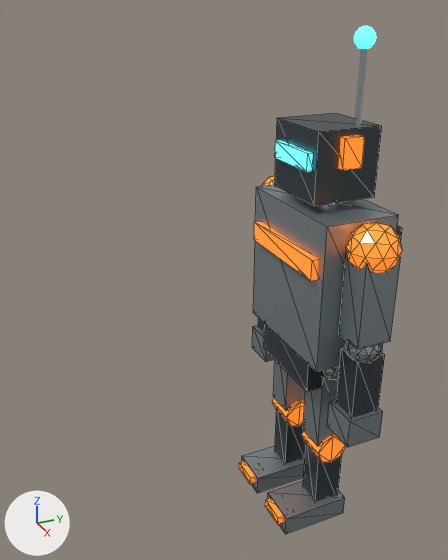
The glTF model public/models/rigwalker.glb: old version first, new version second.
The view is the same before and after, from a 50 mm camera at (3.88, -2.57, 4.25) aimed at (-0.09, -0.78, 2.26). Arrows for +X, +Y and +Z are at lower left; the lights stay in place. The picture after the commit comes second. Mesh edges are drawn as thin lines on the coarser meshes. Where no turn or scale is listed for an object, it has been applied to the vertices.

Objects in the first picture: 'ChestStripe', 'Foot.L', 'Foot.R', 'Forearm.R', 'Hand.R', 'Head', 'Pelvis', 'Shin.R', 'Shoulder.R', 'Thigh.R', 'Torso', 'UpperArm.R' and 16 more.
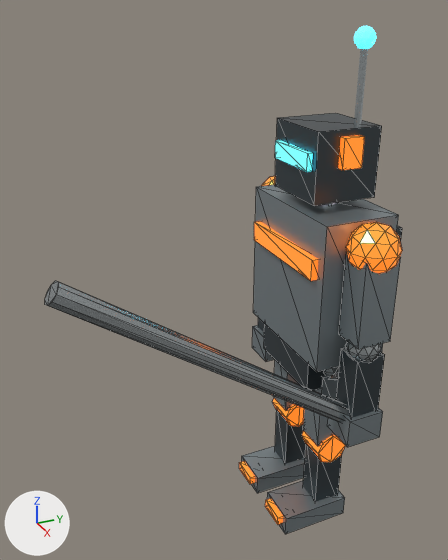
Scene script edits in JSON lines:
```json
{"op": "add", "block": "me_broadswordmesh", "code": ["me_broadswordmesh = bpy.data.meshes.new('BroadswordMesh')", "me_broadswordmesh.from_pydata(...)  # 20 vertices, 36 faces; spans x -0.07..0.07, y -1.13..1.13, z -0.82..0.82", "me_broadswordmesh.materials.append(mat_joints)  # light grey #b8bfc0"]}
{"op": "add", "block": "ob_broadsword", "code": ["ob_broadsword = bpy.data.objects.new('Broadsword', me_broadswordmesh)", "ob_broadsword.location = (0.67, -1.085, 2.0)"]}
```

Where the change shows, as pixel boxes [x1, y1, x2, y2] in the pictures (448 x 560 px):
```json
{"object": "Broadsword", "change": "added", "after": [45, 281, 349, 423]}
```
